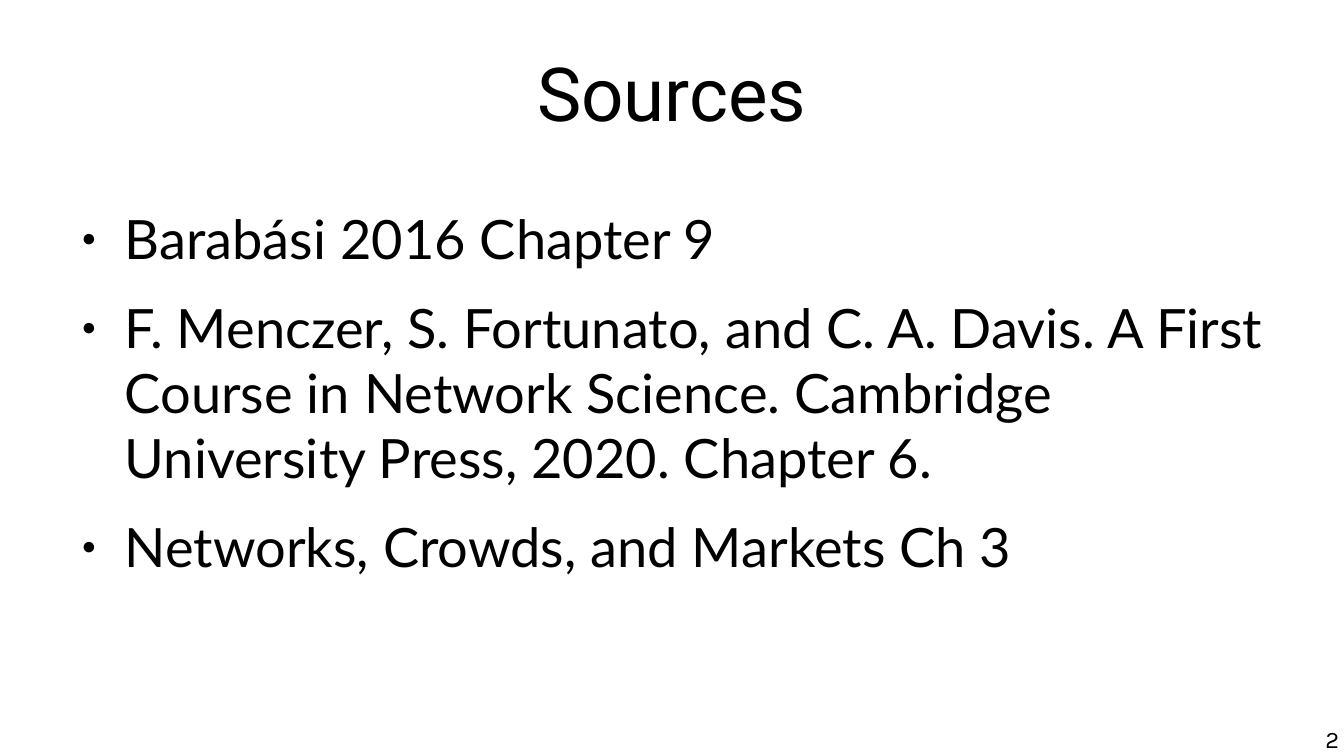
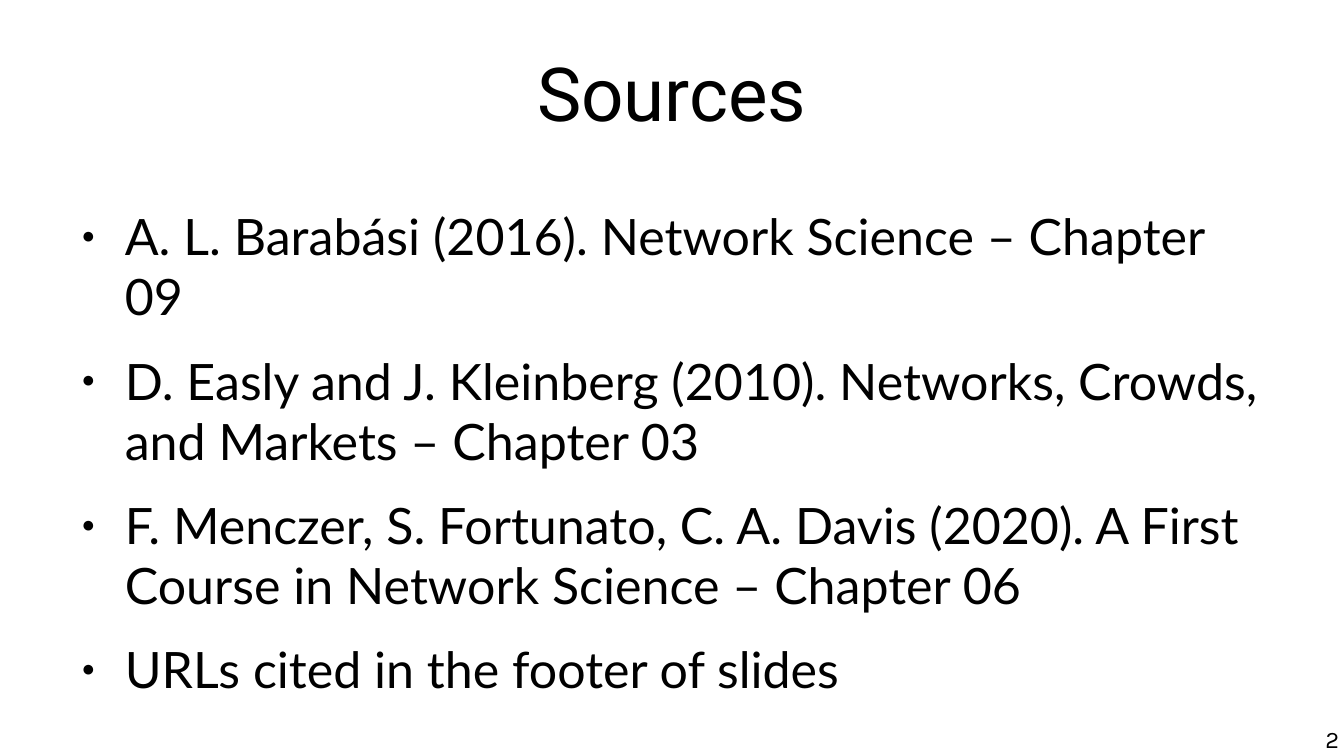
Before and after one commit to chatox/networks-science-course, a slide deck: slide 2 of theory/odp/tt21-finding_communities.odp. Drawn at 1344x756 pixels with LibreOffice and Linux fonts; fonts in the diff are those of the drawing. Boxes give left, top, right and bottom in pixels: in the first picture for what was removed or moved away, otherwise in the second. Text is boxed around its words. In the diff, an @@ line names an element or a change of style, - is before the commit and + after.

```diff
--- a/theory/odp/tt21-finding_communities.odp
+++ b/theory/odp/tt21-finding_communities.odp
@@ text at [125,216,1257,689]: text changed; size 32 to 29.6 pt @@
-● Barabási 2016 Chapter 9
-● F. Menczer, S. Fortunato, and C. A. Davis. A First Course in Network Science. Cambridge University Press, 2020. Chapter 6.
-● Networks, Crowds, and Markets Ch 3
+● A. L. Barabási (2016). Network Science – Chapter 09
+● D. Easly and J. Kleinberg (2010). Networks, Crowds, and Markets – Chapter 03
+● F. Menczer, S. Fortunato, C. A. Davis (2020). A First Course in Network Science – Chapter 06
+● URLs cited in the footer of slides
```
Also in this commit, not shown: 8 other files.
